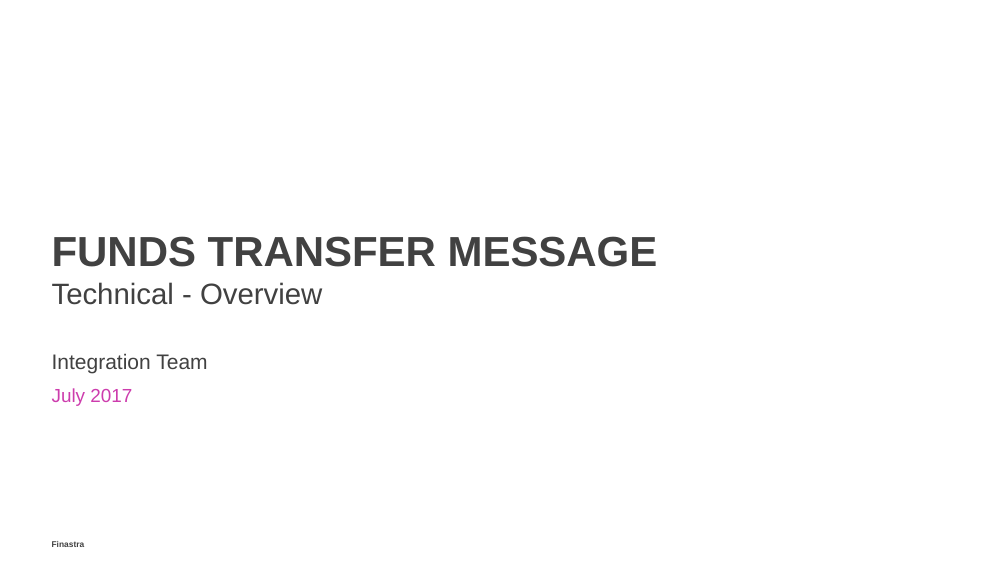
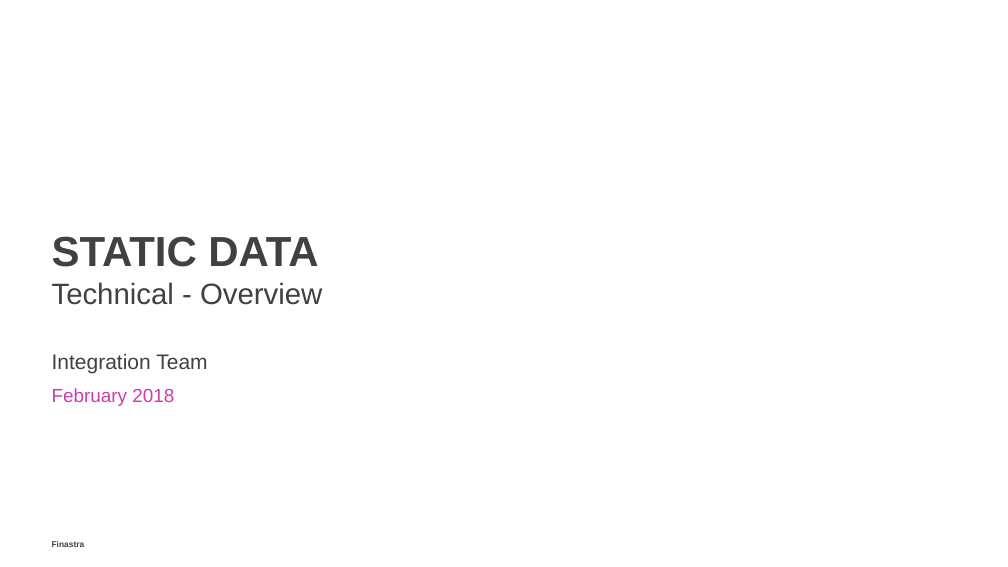
Before and after one commit to alexfinastra/IntegrationWorkshop, a slide deck: slide 1 of documentation/11 SOA Services - Static Data.pptx. Drawn at 1008x567 pixels with LibreOffice and Linux fonts; fonts in the diff are those of the drawing; background and template pictures are left out. Boxes give left, top, right and bottom in pixels: in the first picture for what was removed or moved away, otherwise in the second. Text is boxed around its words. In the diff, an @@ line names an element or a change of style, - is before the commit and + after.

```diff
--- a/documentation/11 SOA Services - Static Data.pptx
+++ b/documentation/11 SOA Services - Static Data.pptx
@@ title at [52, 236, 318, 267]: text changed @@
-FUNDS TRANSFER MESSAGE
+STATIC DATA
@@ text at [52, 388, 174, 406]: text changed @@
-  July 2017
+  February 2018
```
Also in this commit, not shown: 4 other slides changed, 10 slides added, 21 slides removed, 6 other files.
